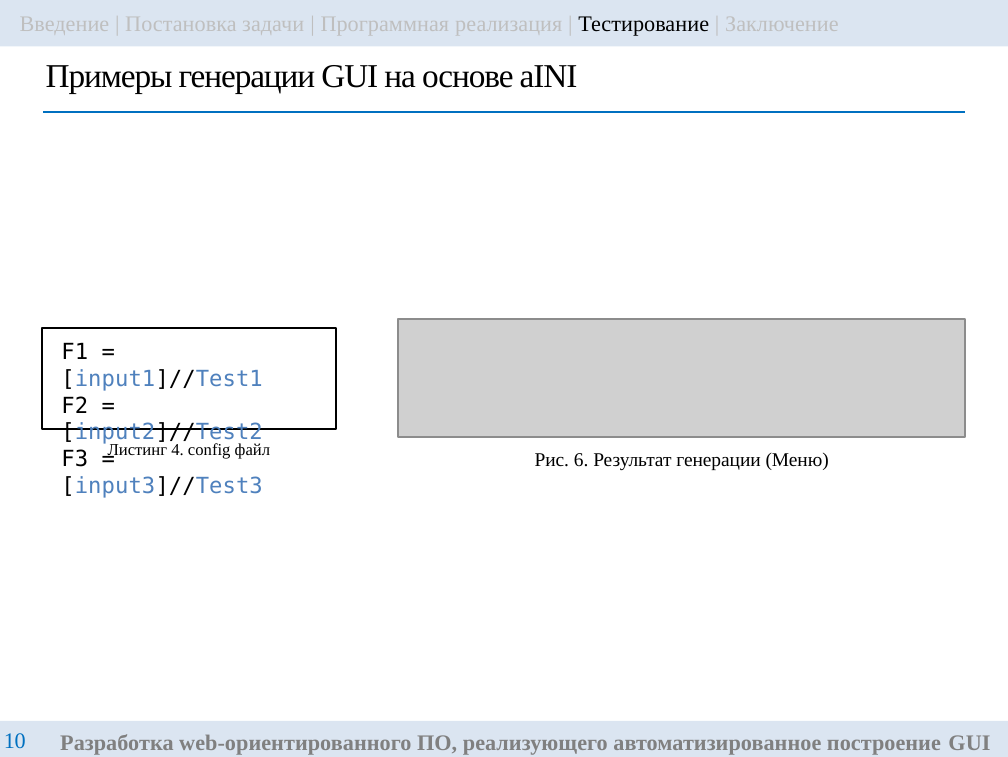
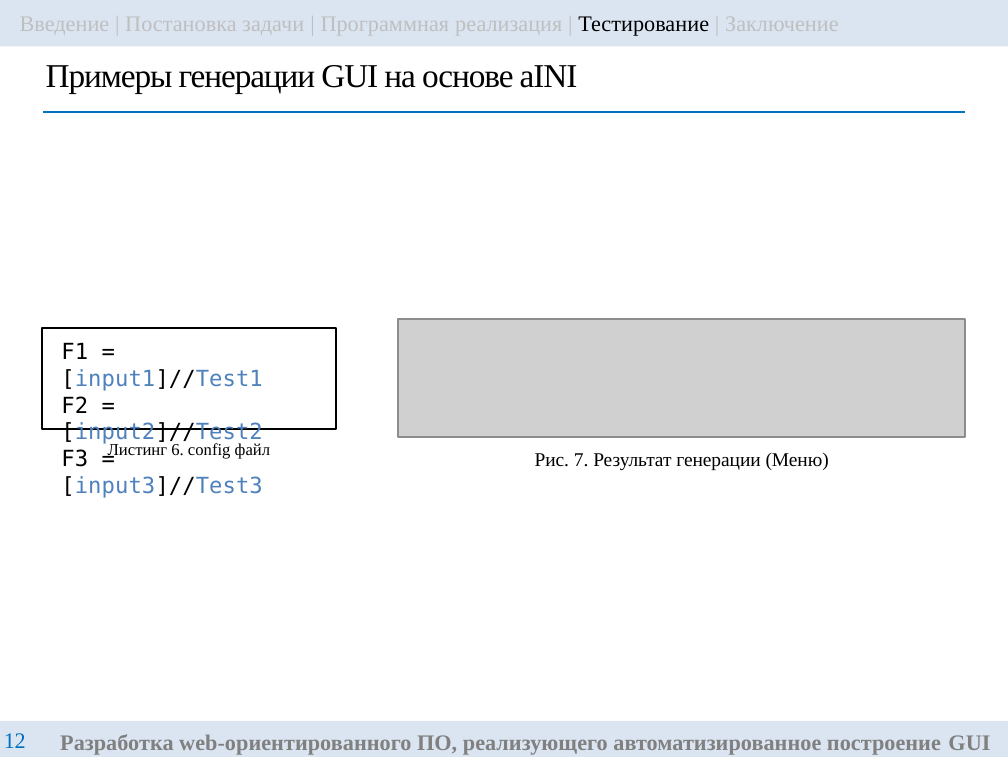
Before and after one commit to ITesserakt/Kodept, a slide deck: slide 12 of 04 - ВКРы/2022-2023 - Разр.библ.функций на языке Python автомат.построения GUI/rndhpc_vkr_pres_gui_2023_83_VasilyanA.pptx (slide 10 before the commit). Drawn at 1008x757 pixels with LibreOffice and Linux fonts; fonts in the diff are those of the drawing; grey boxes stand for pictures. Boxes give left, top, right and bottom in pixels: in the first picture for what was removed or moved away, otherwise in the second. Text is boxed around its words. In the diff, an @@ line names an element or a change of style, - is before the commit and + after.

```diff
--- a/04 - ВКРы/2022-2023 - Разр.библ.функций на языке Python автомат.построения GUI/rndhpc_vkr_pres_gui_2023_83_VasilyanA.pptx
+++ b/04 - ВКРы/2022-2023 - Разр.библ.функций на языке Python автомат.построения GUI/rndhpc_vkr_pres_gui_2023_83_VasilyanA.pptx
@@ text at <box>108,443,270,459</box>: text changed @@
-Листинг 4. config файл
+Листинг 6. config файл
@@ text at <box>535,453,829,470</box>: text changed @@
-Рис. 6. Результат генерации (Меню)
+Рис. 7. Результат генерации (Меню)
@@ page number at <box>4,733,26,748</box>: text changed @@
-10
+12
```
Also in this commit, not shown: 7 other slides changed, 2 slides added, 4 other files.
